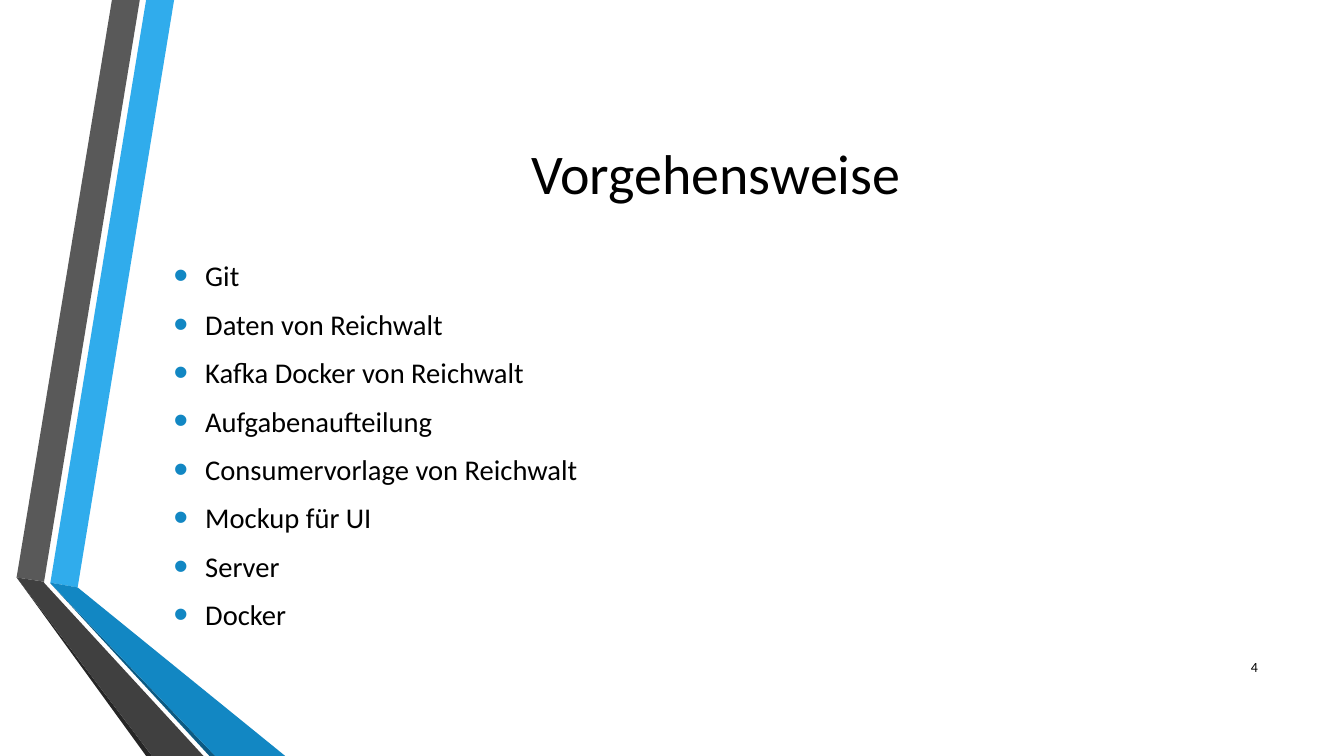
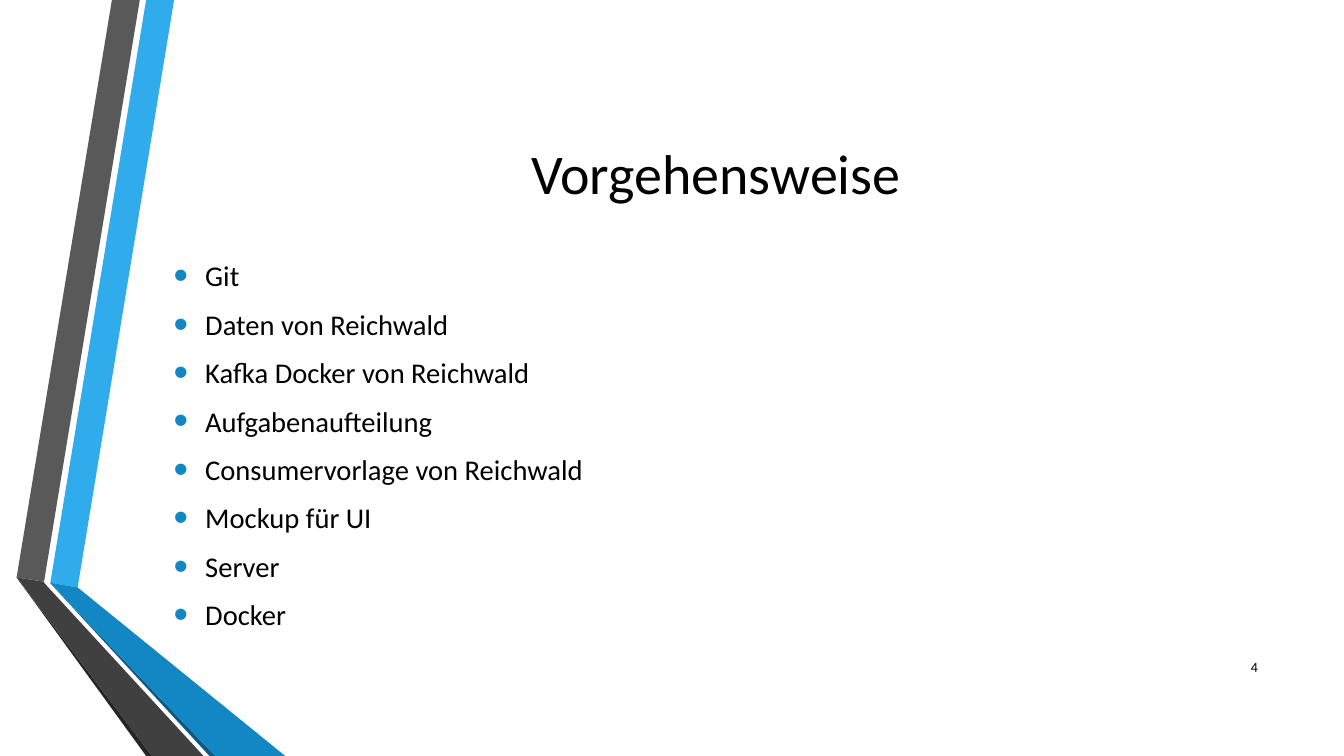
Before and after one commit to philipwagner1994/ProjectDHBW, a slide deck: slide 4 of Documentation/Projektpräsentationabschluss.pptx. Drawn at 1344x756 pixels with LibreOffice and Linux fonts; fonts in the diff are those of the drawing; background and template pictures are left out. Boxes give left, top, right and bottom in pixels: in the first picture for what was removed or moved away, otherwise in the second. Text is boxed around its words. In the diff, an @@ line names an element or a change of style, - is before the commit and + after.

```diff
--- a/Documentation/Projektpräsentationabschluss.pptx
+++ b/Documentation/Projektpräsentationabschluss.pptx
@@ text at (205, 315, 529, 384): text changed @@
-• Daten von Reichwalt
-• Kafka Docker von Reichwalt
+• Daten von Reichwald
+• Kafka Docker von Reichwald
@@ text at (205, 460, 583, 485): text changed @@
-• Consumervorlage von Reichwalt
+• Consumervorlage von Reichwald
```
Also in this commit, not shown: 1 other slide changed.
